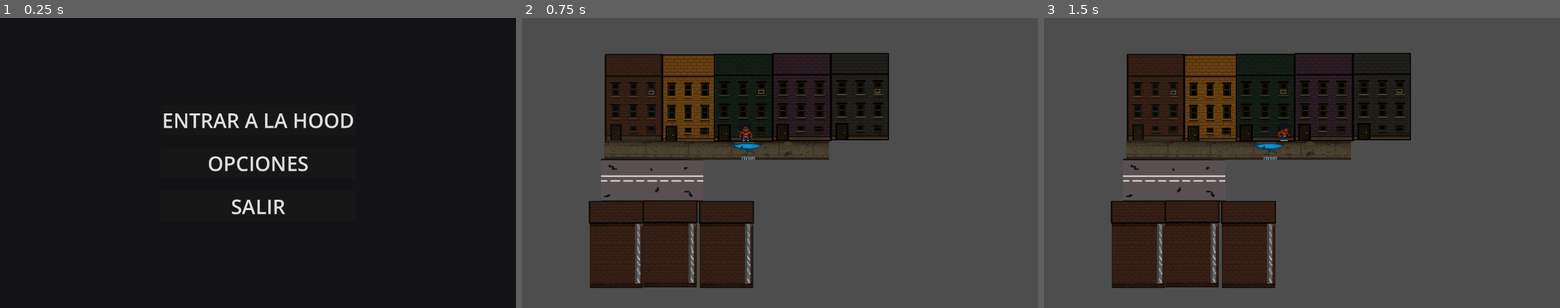
Above: before the commit, frames 1-3 (left to right).
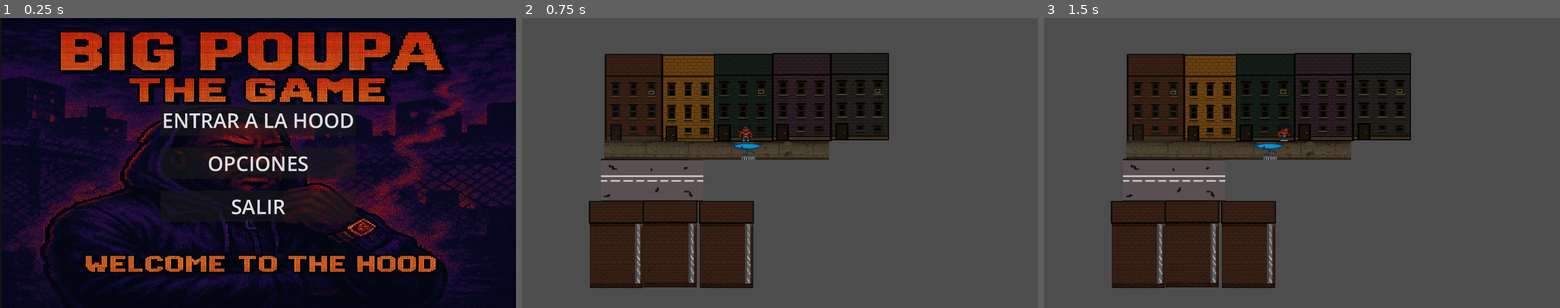
Above: after the commit, the same moments.

Repository: sem1312/BangBangBaltimore
Game: Godot game, scene res://Scenes/menu.tscn
Two runs of this game, one before a commit and one after it. Both use one fixed random seed, a clock stepped at 60 frames per second and the inputs below.
Inputs:
- Up to frame 1 (0.25 s): no input
- Up to frame 2 (0.75 s): click "ENTRAR A LA HOOD" at 0.5 s
- Up to frame 3 (1.5 s): tap Enter at 1.25 s; hold Right (ui_right) from 1.28 s (still down)

The runs differ from the first frame. In frame 1, 32% of the frame differs, in the area x 0-100%, y 0-100%; in frame 2, nothing differs; in frame 3, nothing differs.

Commit message:
arreglado

Diff:
--- a/Scenes/menu.tscn
+++ b/Scenes/menu.tscn
@@ -1,6 +1,7 @@
-[gd_scene load_steps=2 format=3 uid="uid://xgpvrho6bf7k"]
+[gd_scene load_steps=3 format=3 uid="uid://xgpvrho6bf7k"]
 
 [ext_resource type="Script" uid="uid://byetqrsiouwg" path="res://Scripts/menu.gd" id="1_xhh6f"]
+[ext_resource type="Texture2D" uid="uid://bhorysgktih2v" path="res://Assets/menutheme.png" id="2_xhh6f"]
 
 [node name="Menu" type="Control"]
 layout_mode = 3
@@ -31,6 +32,7 @@
 offset_bottom = 4.0
 grow_horizontal = 2
 grow_vertical = 2
+texture = ExtResource("2_xhh6f")
 expand_mode = 1
 
 [node name="VBoxContainer" type="VBoxContainer" parent="."]
Binary file added: Assets/menutheme.png
